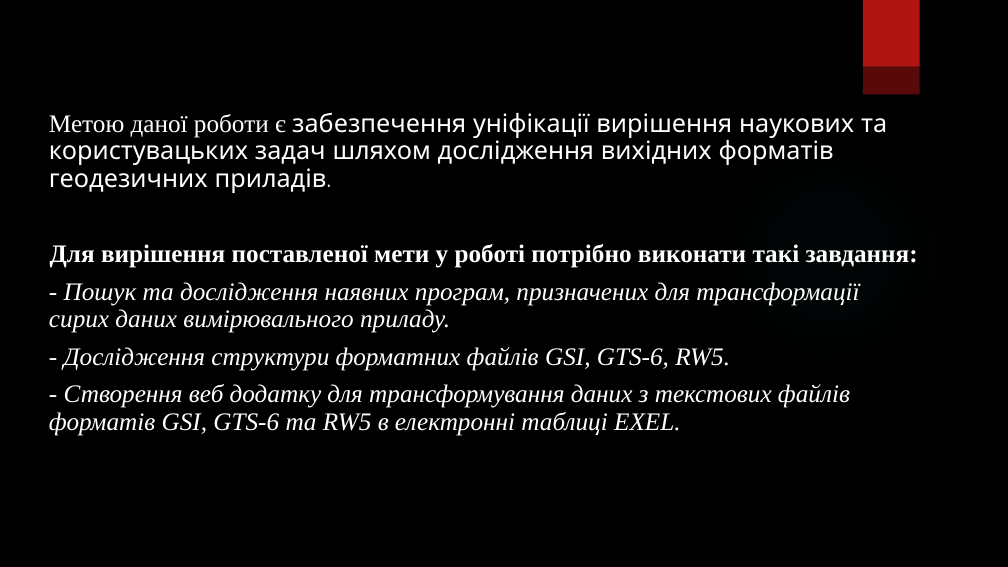
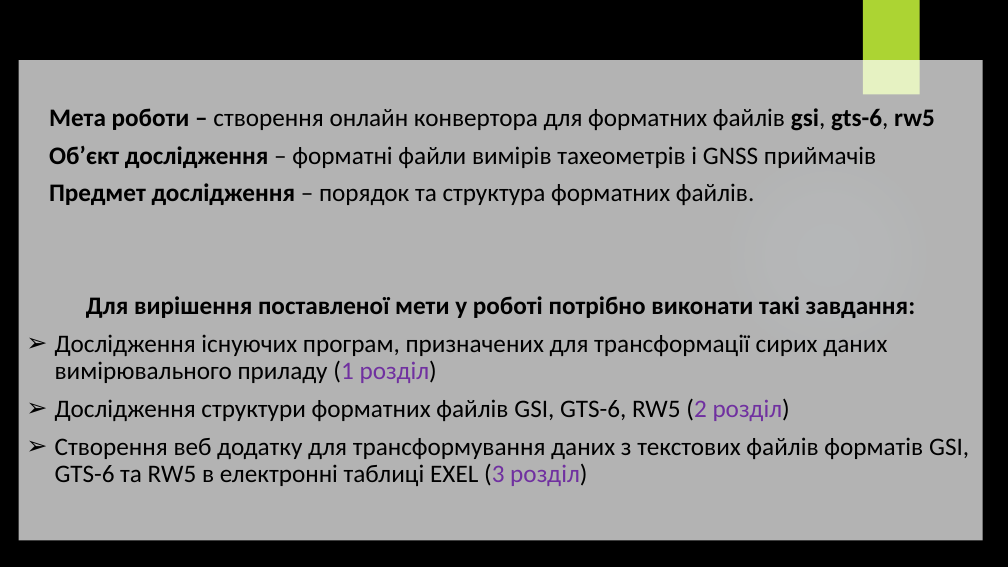
Before and after one commit to KeinOhrHasen/FormatStandardify, a slide deck: slide 2 of files/Doc/main.pptx. Drawn at 1008x567 pixels with LibreOffice and Linux fonts; fonts in the diff are those of the drawing; background and template pictures are left out. Boxes give left, top, right and bottom in pixels: in the first picture for what was removed or moved away, otherwise in the second. Text is boxed around its words. In the diff, an @@ line names an element or a change of style, - is before the commit and + after.

Commit message:
Change presentation

```diff
--- a/files/Doc/main.pptx
+++ b/files/Doc/main.pptx
@@ rectangle at (x1=863, y1=0, x2=920, y2=95): fill #B01513 to #ACD433 @@
@@ rectangle "Мета роботи – створення онлайн ..." resized from (x1=49, y1=112, x2=918, y2=436) to (x1=19, y1=60, x2=983, y2=541) @@
@@ rectangle "Мета роботи – створення онлайн ..." at (x1=19, y1=60, x2=983, y2=541): fill none to #FFFFFF at 70% opacity @@
@@ text in rectangle at (x1=49, y1=108, x2=935, y2=205): text changed; font Quicksand to Calibri; text colour #FFFFFF to #000000 @@
-Метою даної роботи є забезпечення уніфікації вирішення наукових та користувацьких задач шляхом дослідження вихідних форматів геодезичних приладів.
+Мета роботи – створення онлайн конвертора для форматних файлів gsi, gts-6, rw5
+Об’єкт дослідження – форматні файли вимірів тахеометрів і GNSS приймачів
+Предмет дослідження – порядок та структура форматних файлів.
@@ ellipse at (x1=712, y1=138, x2=944, y2=371): fill gradient #50B9C1 to gradient #7AC4F0 @@
@@ text in rectangle at (x1=86, y1=296, x2=916, y2=318): font Times New Roman to Calibri, text colour #FFFFFF to #000000 in "Для вирішення поставленої мети у роботі потрібно ..." @@
@@ text in rectangle at (x1=55, y1=334, x2=969, y2=486): text changed; font Times New Roman to Calibri; text colour #FFFFFF to #000000; italic off @@
-- Пошук та дослідження наявних програм, призначених для трансформації сирих даних вимірювального приладу.
-- Дослідження структури форматних файлів GSI, GTS-6, RW5.
-- Створення веб додатку для трансформування даних з текстових файлів форматів GSI, GTS-6 та RW5 в електронні таблиці EXEL.
+➢ Дослідження існуючих програм, призначених для трансформації сирих даних вимірювального приладу (1 розділ)
+➢ Дослідження структури форматних файлів GSI, GTS-6, RW5 (2 розділ)
+➢ Створення веб додатку для трансформування даних з текстових файлів форматів GSI, GTS-6 та RW5 в електронні таблиці EXEL (3 розділ)
```
Also in this commit, not shown: 9 other slides changed, 5 slides added, 2 slides removed.
